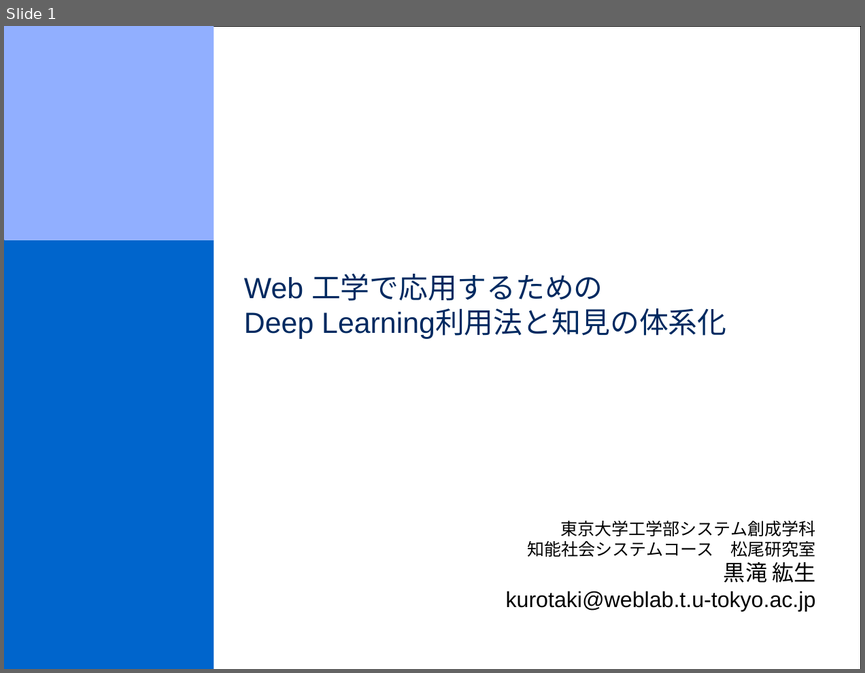
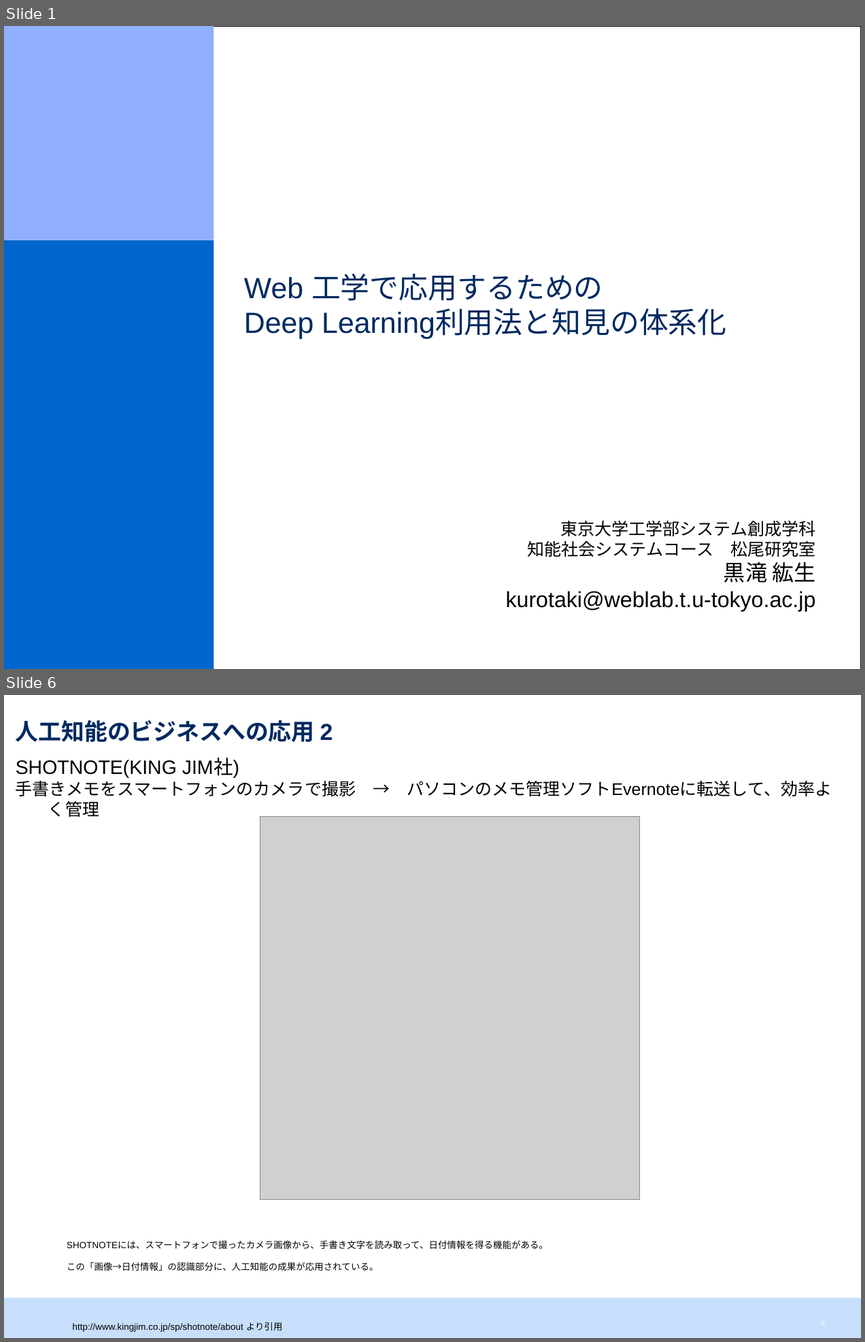
Before and after one commit to srtk/sotsuron, a slide deck: doc/sotsuron_defense/bd.pptx. Shown one above the other, each under a label of ours: slide 1 before the commit, slides 1 and 6 after it; the slides between them are not shown. The pictures are 865x673 and 865x1342 pixels, drawn with LibreOffice and Linux fonts; fonts in the diff are those of the drawing; grey boxes stand for pictures. Boxes give left, top, right and bottom in pixels: in the first picture for what was removed or moved away, otherwise in the second. Text is boxed around its words. In the diff, an @@ line names an element or a change of style, - is before the commit and + after.

```diff
--- a/doc/sotsuron_defense/bd.pptx
+++ b/doc/sotsuron_defense/bd.pptx
@@ slide 6 added at (4,695,861,1338), background #FFFFFF @@
@@ title added at (16,720,333,742), 19 pt, text #002960, bold @@
+人工知能のビジネスへの応用 2
@@ text added at (16,759,832,796), 14 pt, text #000000 @@
+SHOTNOTE(KING JIM社)
+手書きメモをスマートフォンのカメラで撮影 → パソコンのメモ管理ソフトEvernoteに転送して、効率よく管理
@@ picture added at (260,817,640,1200) @@
@@ text added at (67,1241,548,1270), 13 pt, text #000000 @@
+SHOTNOTEには、スマートフォンで撮ったカメラ画像から、手書き文字を読み取って、日付情報を得る機能がある。
+この「画像→日付情報」の認識部分に、人工知能の成果が応用されている。
@@ rectangle added at (4,1297,861,1338), fill #C7DFFB @@
@@ text added at (73,1322,283,1331), 13 pt, text #000000 @@
+http://www.kingjim.co.jp/sp/shotnote/about より引用
```
Also in this commit, not shown: 15 slides changed, 8 other slides added, 1 slide removed, 11 other files.
